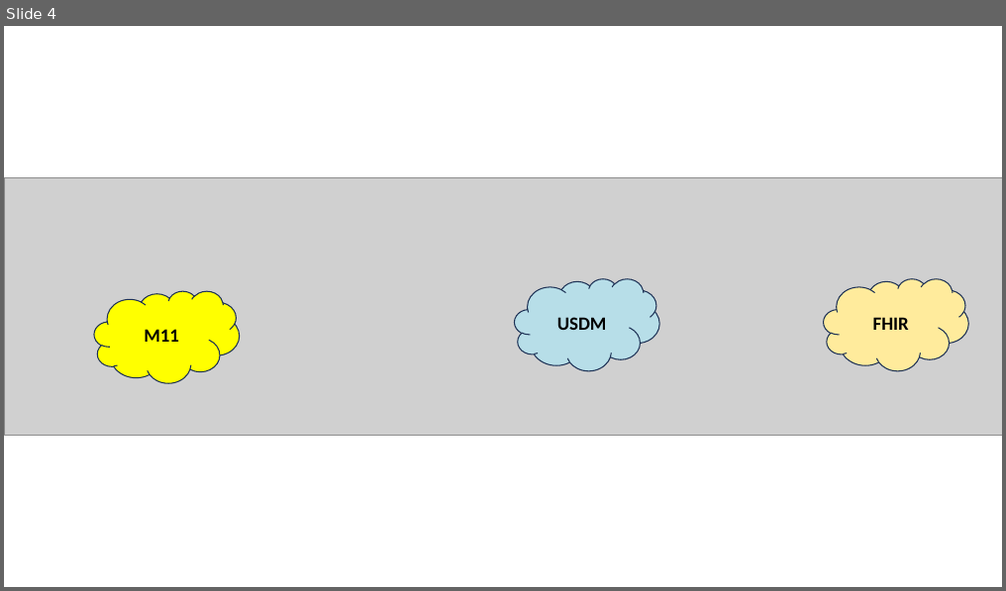
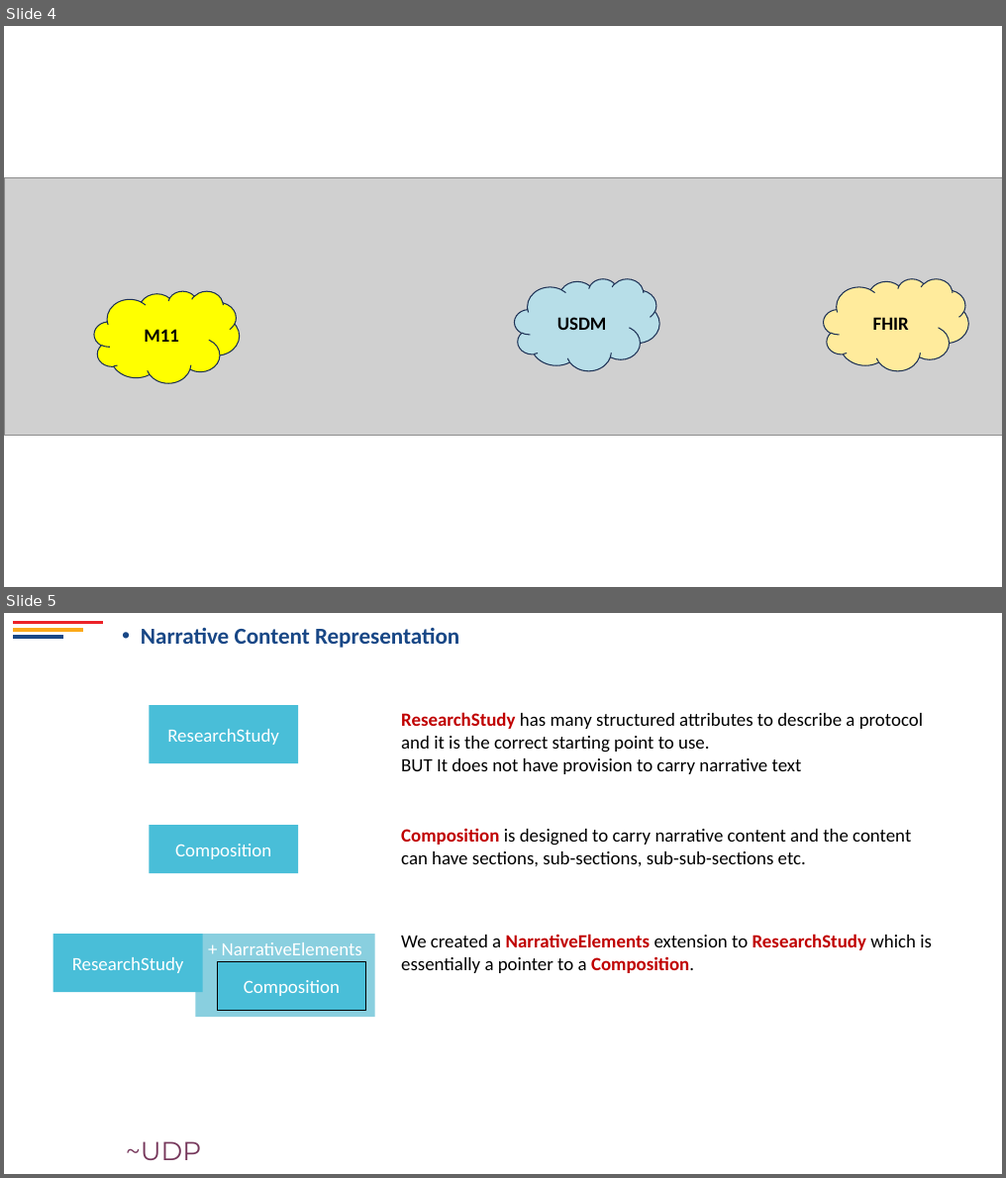
Before and after one commit to HL7/vulcan-udp-ig, a slide deck: input/images-source/Images.pptx. Shown one above the other, each under a label of ours: slide 4 before the commit, slides 4 and 5 after it. The pictures are 1006x591 and 1006x1178 pixels, drawn with LibreOffice and Linux fonts; fonts in the diff are those of the drawing; grey boxes stand for pictures; background and template pictures are left out. Boxes give left, top, right and bottom in pixels: in the first picture for what was removed or moved away, otherwise in the second. Text is boxed around its words. In the diff, an @@ line names an element or a change of style, - is before the commit and + after.

Commit message:
Further tweaks to FHIR Representation

```diff
--- a/input/images-source/Images.pptx
+++ b/input/images-source/Images.pptx
@@ slide 5 added at bbox=[4, 613, 1002, 1174], background #FFFFFF @@
@@ line added from (13, 622) to (103, 622), #EC2227 3.5 pt @@
@@ line added from (13, 630) to (82, 630), #FBA919 3.5 pt @@
@@ line added from (13, 637) to (63, 637), #184786 3.5 pt @@
@@ text added at bbox=[141, 628, 459, 648], 22 pt, text #184786, bold @@
+• Narrative Content Representation
@@ rectangle added at bbox=[150, 705, 299, 763], fill #49BED8, 18 pt, text #FFFFFF @@
+ResearchStudy
@@ text added at bbox=[401, 712, 923, 774], 18 pt, text #000000 @@
+ResearchStudy has many structured attributes to describe a protocol and it is the correct starting point to use.
+BUT It does not have provision to carry narrative text
@@ rectangle added at bbox=[150, 825, 299, 873], fill #49BED8, 18 pt, text #FFFFFF @@
+Composition
@@ text added at bbox=[401, 828, 911, 867], 18 pt, text #000000 @@
+Composition is designed to carry narrative content and the content can have sections, sub-sections, sub-sub-sections etc.
@@ rectangle added at bbox=[54, 934, 203, 992], fill #49BED8, 18 pt, text #FFFFFF @@
+ResearchStudy
@@ rectangle added at bbox=[196, 934, 375, 1017], fill #89CFDF, 18 pt, text #FFFFFF @@
++ NarrativeElements
@@ text added at bbox=[401, 934, 932, 973], 18 pt, text #000000 @@
+We created a NarrativeElements extension to ResearchStudy which is essentially a pointer to a Composition.
@@ rectangle added at bbox=[217, 961, 366, 1011], fill #49BED8, outline #000000 1 pt, 18 pt, text #FFFFFF @@
+Composition
@@ text added at bbox=[126, 1142, 201, 1160], 25 pt, text gradient #DB252E to #76375B to #29447D @@
+~UDP
```
Also in this commit, not shown: 3 other slides added, 3 other files.
